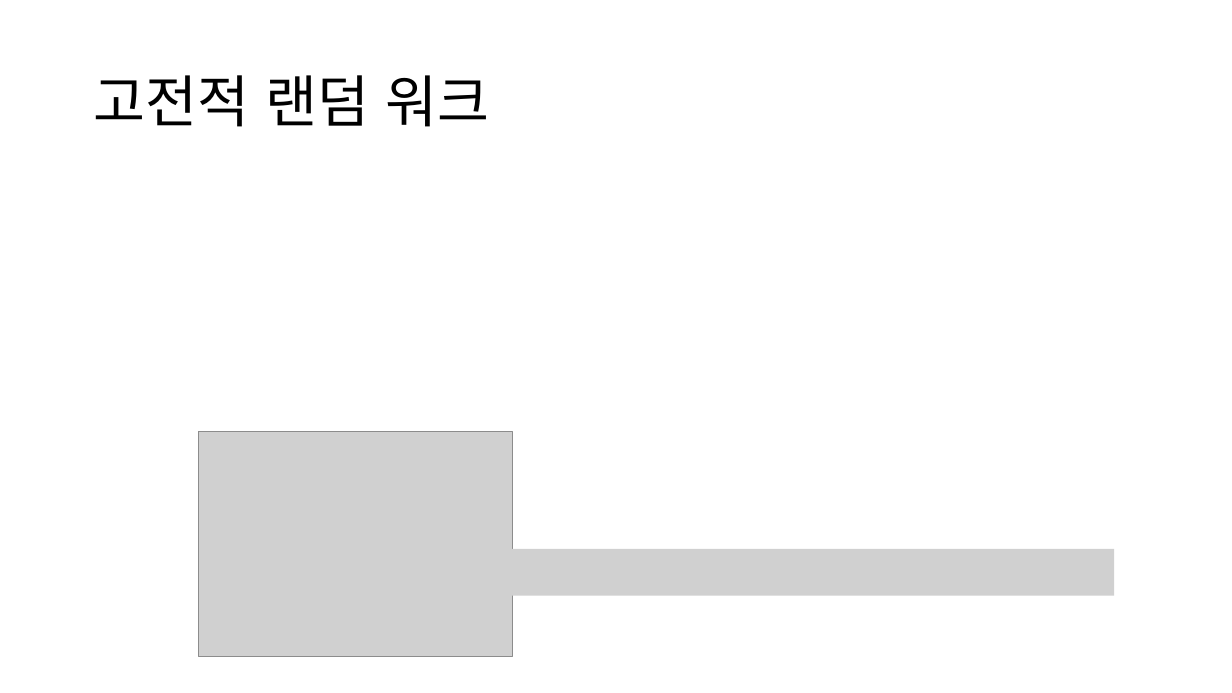
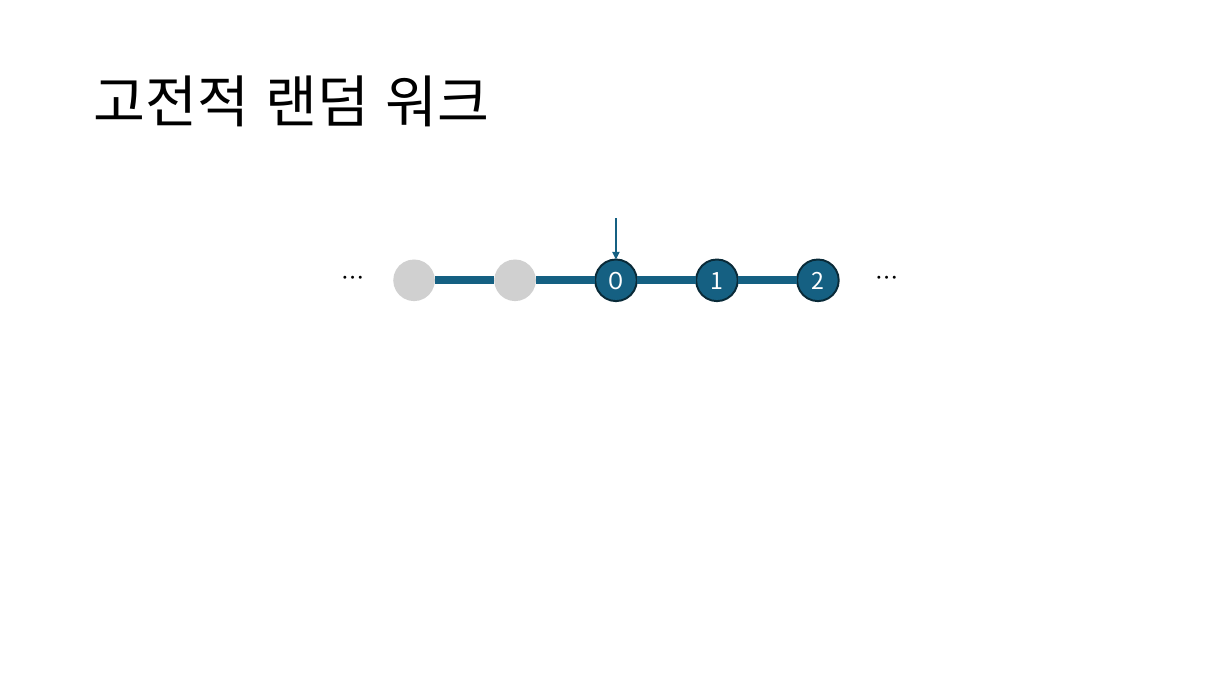
Before and after one commit to singrum/game_tree_scattering, a slide deck: slide 2 of presentation.pptx. Drawn at 1232x693 pixels with LibreOffice and Linux fonts; fonts in the diff are those of the drawing; grey boxes stand for pictures. Boxes give left, top, right and bottom in pixels: in the first picture for what was removed or moved away, otherwise in the second. Text is boxed around its words. In the diff, an @@ line names an element or a change of style, - is before the commit and + after.

```diff
--- a/presentation.pptx
+++ b/presentation.pptx
@@ arrow added from (616, 218) to (616, 260), #156082 1.5 pt @@
@@ text added at (333, 260, 369, 297), 18 pt, text #000000 @@
+…
@@ picture added at (394, 260, 435, 301) @@
@@ picture added at (494, 260, 536, 301) @@
@@ ellipse added at (595, 260, 637, 301), fill #156082, outline #092A39 1.5 pt, 18 pt, text #FFFFFF @@
+０
@@ ellipse added at (696, 260, 738, 301), fill #156082, outline #092A39 1.5 pt, 18 pt, text #FFFFFF @@
+1
@@ ellipse added at (798, 260, 839, 301), fill #156082, outline #092A39 1.5 pt, 18 pt, text #FFFFFF @@
+2
@@ text added at (867, 260, 903, 297), 18 pt, text #000000 @@
+…
@@ line added from (435, 280) to (494, 280), #156082 6 pt @@
@@ line added from (536, 280) to (595, 280), #156082 6 pt @@
@@ line added from (637, 280) to (696, 280), #156082 6 pt @@
@@ line added from (738, 280) to (798, 280), #156082 6 pt @@
@@ picture removed at (198, 432, 512, 656) @@
@@ picture removed at (498, 549, 1115, 595) @@
```
Also in this commit, not shown: 9 other slides changed, 19 slides added, 3 slides removed, 2 other files.
